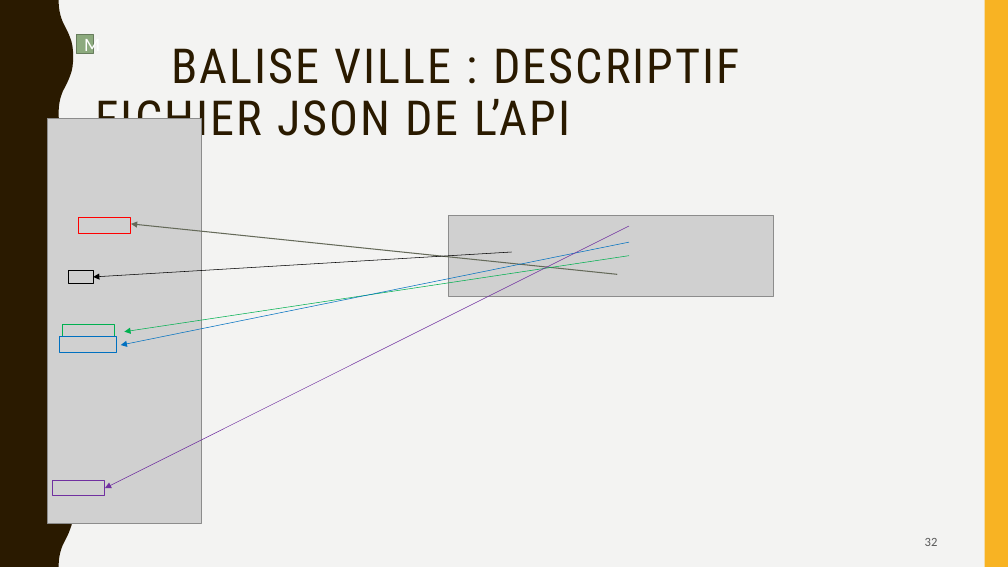
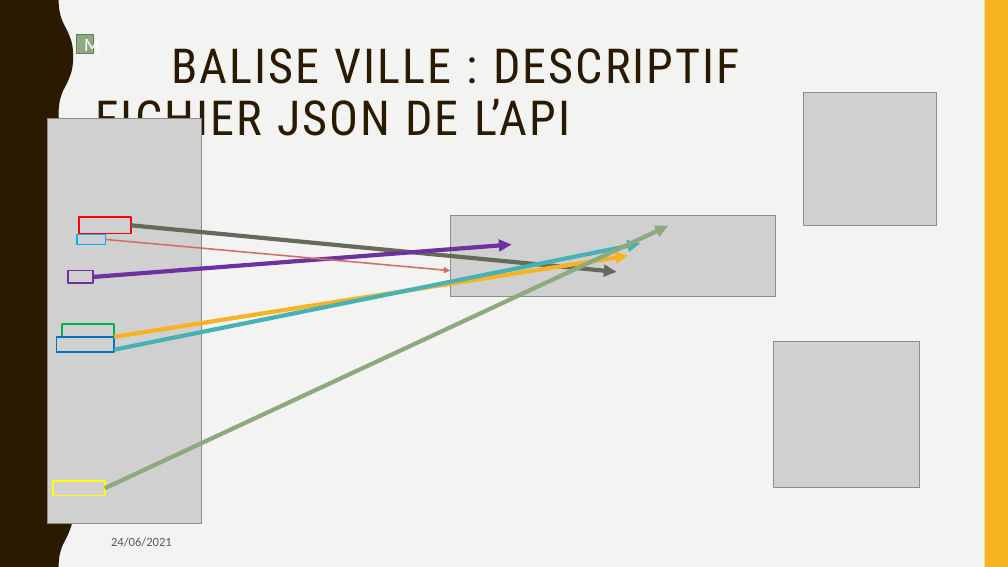
Before and after one commit to aiekick/ProjectStationMeteo, a slide deck: slide 32 of doc/StationMeteo_Soutenance_Stephane.pptx. Drawn at 1008x567 pixels with LibreOffice and Linux fonts; fonts in the diff are those of the drawing; grey boxes stand for pictures. Boxes give left, top, right and bottom in pixels: in the first picture for what was removed or moved away, otherwise in the second. Text is boxed around its words. In the diff, an @@ line names an element or a change of style, - is before the commit and + after.

```diff
--- a/doc/StationMeteo_Soutenance_Stephane.pptx
+++ b/doc/StationMeteo_Soutenance_Stephane.pptx
@@ picture added at [804, 93, 937, 226] @@
@@ rectangle added at [77, 234, 106, 244], outline #00B0F0 1.5 pt @@
@@ rectangle at [79, 217, 131, 233]: outline #FF0000 1 pt to #FF0000 1.5 pt @@
@@ arrow moved from (629, 226) - (105, 488) to (105, 488) - (668, 226) @@
@@ arrow (105, 488) - (668, 226): stroke #7030A0 0.5 pt to #8CAA7E 4 pt @@
@@ arrow moved from (618, 274) - (131, 224) to (131, 225) - (616, 272) @@
@@ arrow (131, 225) - (616, 272): stroke #656A59 1 pt to #656A59 4 pt @@
@@ arrow moved from (512, 252) - (93, 277) to (93, 277) - (512, 244) @@
@@ arrow (93, 277) - (512, 244): stroke #000000 0.5 pt to #7030A0 4 pt @@
@@ arrow added from (106, 240) to (451, 271), #D36F68 1.5 pt @@
@@ arrow moved from (629, 256) - (124, 332) to (114, 337) - (628, 256) @@
@@ arrow (114, 337) - (628, 256): stroke #00B050 0.5 pt to #F8B323 4 pt @@
@@ arrow moved from (629, 242) - (121, 345) to (114, 350) - (640, 243) @@
@@ arrow (114, 350) - (640, 243): stroke #0070C0 0.5 pt to #46B2B5 4 pt @@
@@ rectangle at [68, 271, 93, 284]: outline #000000 1 pt to #7030A0 1.5 pt @@
@@ rectangle at [62, 324, 114, 337]: outline #00B050 1 pt to #00B050 1.5 pt @@
@@ rectangle at [57, 337, 114, 352]: outline #0070C0 1 pt to #0070C0 1.5 pt @@
@@ picture added at [774, 341, 920, 488] @@
@@ rectangle at [53, 481, 105, 495]: outline #7030A0 1 pt to #FFFF00 1.5 pt @@
@@ text added at [111, 537, 172, 547], 12 pt, text #595959 @@
+24/06/2021
@@ page number removed at [925, 538, 938, 546] @@
-32
```
Also in this commit, not shown: 16 other slides changed, 2 slides added, 3 slides removed.
